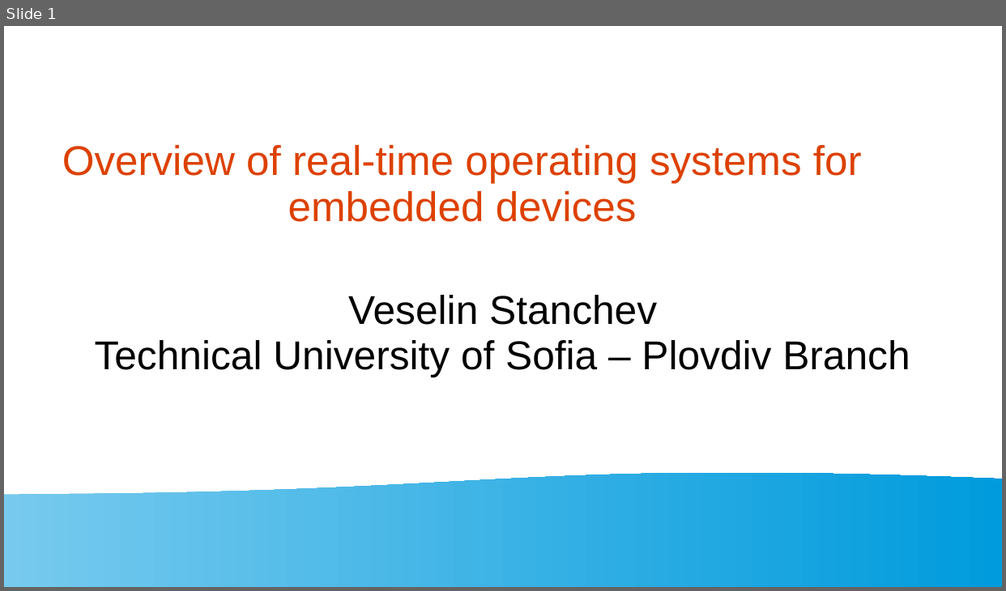
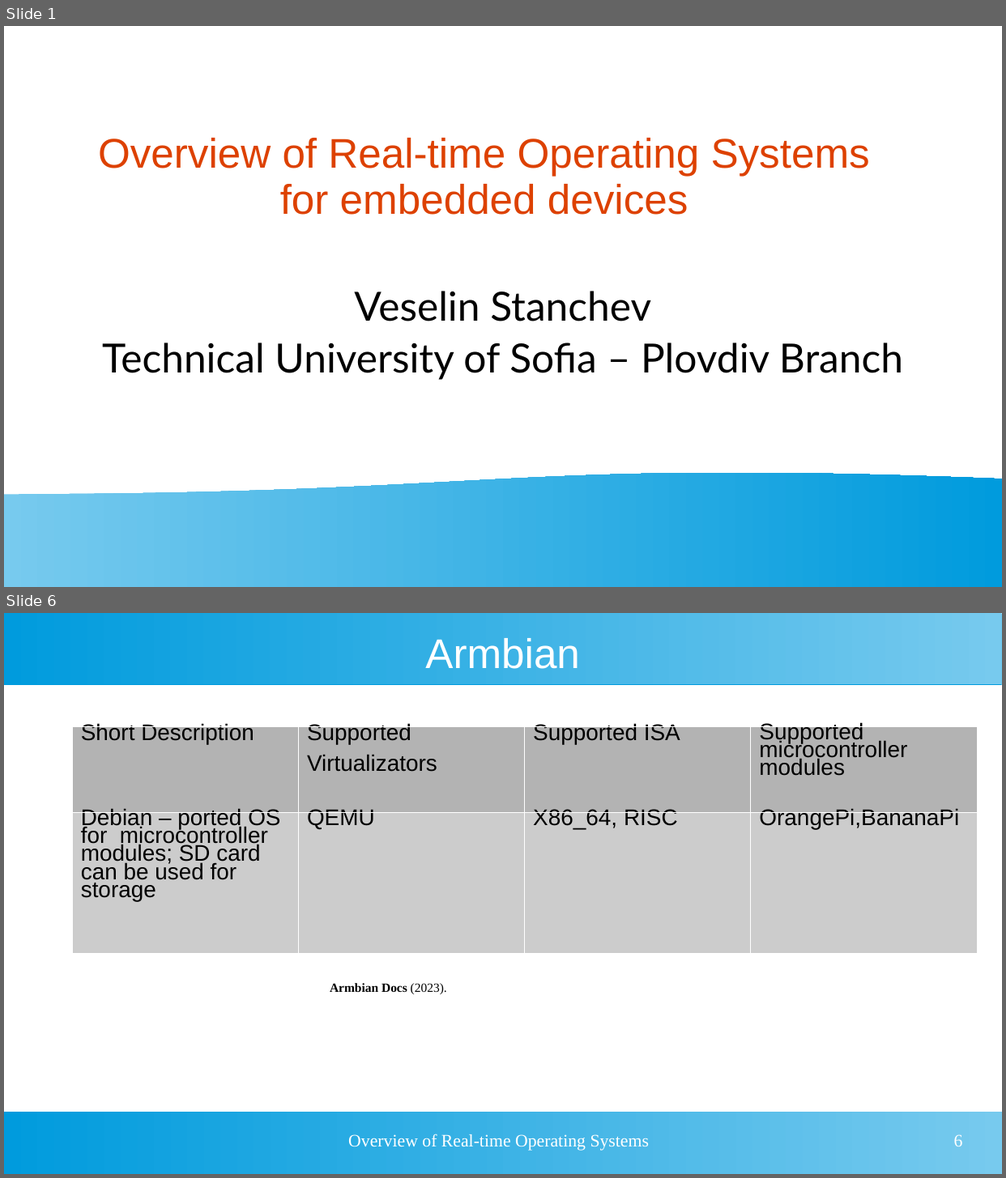
Before and after one commit to vrstanchev/Research-papers, a slide deck: RTOS_Overview_Stanchev.ppt. Shown one above the other, each under a label of ours: slide 1 before the commit, slides 1 and 6 after it; the slides between them are not shown. The pictures are 1006x591 and 1006x1178 pixels, drawn with LibreOffice and Linux fonts; fonts in the diff are those of the drawing. Boxes give left, top, right and bottom in pixels: in the first picture for what was removed or moved away, otherwise in the second. Text is boxed around its words. In the diff, an @@ line names an element or a change of style, - is before the commit and + after.

```diff
--- a/RTOS_Overview_Stanchev.ppt
+++ b/RTOS_Overview_Stanchev.ppt
@@ slide 6 added at box(4, 613, 1002, 1174), background #FFFFFF @@
@@ rectangle added at box(4, 613, 1002, 684), fill gradient #77CAEE to #009BDD @@
@@ title added at box(425, 638, 580, 669), 33 pt, text #FFFFFF @@
+Armbian
@@ table added at box(72, 726, 978, 953), 2 rows, 4 columns @@
+Short Description | Supported / Virtualizators | Supported ISA | Supported / microcontroller / modules
+Debian – ported OS / for microcontroller / modules; SD card / can be used for / storage | QEMU | X86_64, RISC | OrangePi,BananaPi
@@ text added at box(330, 983, 447, 995), 10 pt, text #000000, bold @@
+Armbian Docs (2023).
@@ rectangle added at box(4, 1112, 1002, 1174), fill gradient #77CAEE to #009BDD @@
@@ text added at box(348, 1134, 650, 1151), 14 pt, text #FFFFFF @@
+Overview of Real-time Operating Systems
@@ page number added at box(954, 1135, 963, 1147), 14 pt, text #FFFFFF @@
+6
@@ slide 1 changed as well @@
@@ title at box(98, 138, 870, 215): text changed @@
-Overview of real-time operating systems for embedded devices
+Overview of Real-time Operating Systems for embedded devices
@@ subtitle "Veselin Stanchev" at box(102, 291, 903, 380): font Arial to Lato; more space between paragraphs @@
```
Also in this commit, not shown: 8 other slides added, 1 slide removed, 5 other files.
